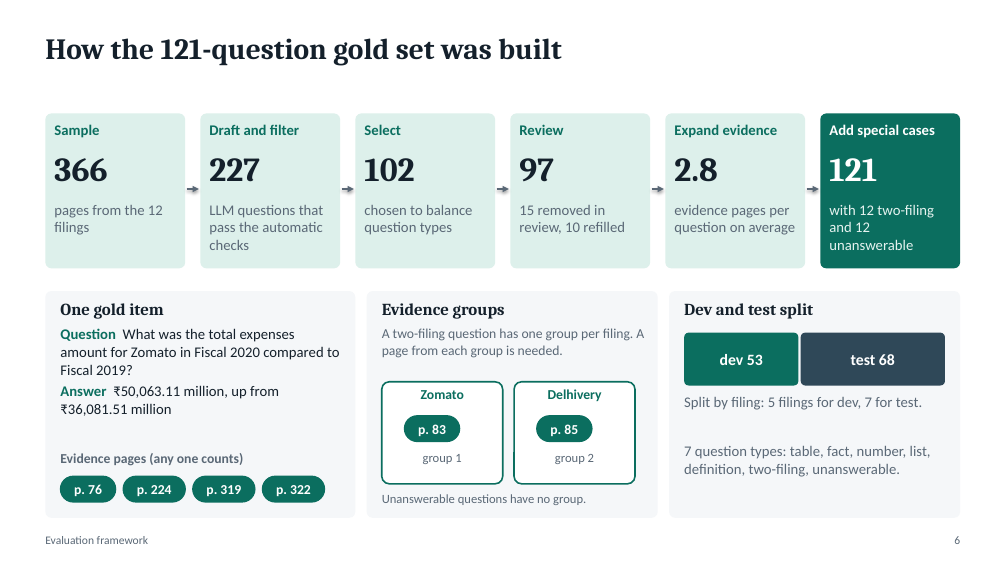
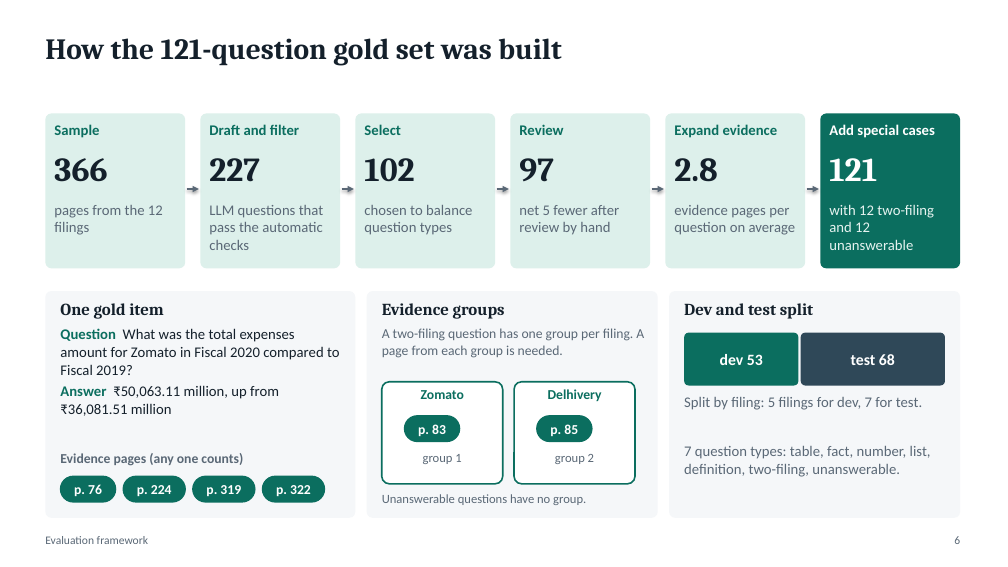
Before and after one commit to DarkkReaper007/RAG-for-financial-analysis, a slide deck: slide 6 of paper/slides.pptx. Drawn at 1008x567 pixels with LibreOffice and Linux fonts; fonts in the diff are those of the drawing. Boxes give left, top, right and bottom in pixels: in the first picture for what was removed or moved away, otherwise in the second. Text is boxed around its words. In the diff, an @@ line names an element or a change of style, - is before the commit and + after.

```diff
--- a/paper/slides.pptx
+++ b/paper/slides.pptx
@@ text at (519, 205, 619, 235): text changed @@
-15 removed in review, 10 refilled
+net 5 fewer after review by hand
```
Also in this commit, not shown: 11 other slides changed, 3 slides added, 2 other files.
